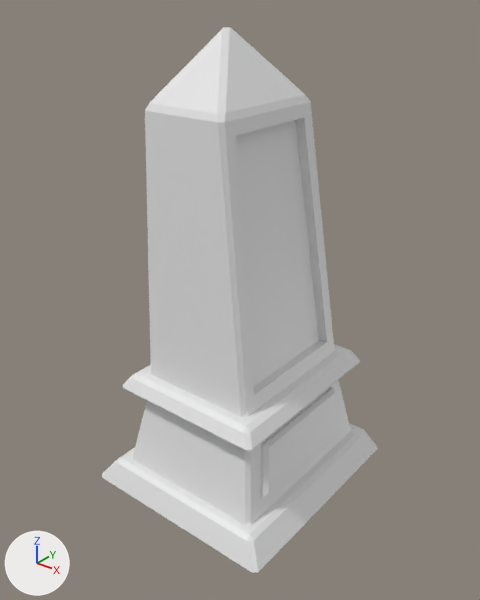
The FBX model Assets/Objects/Raw/GravestonesETC/gravestone_3.fbx: old version first, new version second.
The view is the same before and after, from a camera (50 mm lens) standing at (1.431, -1.822, 1.905) and looking at (0.005, -0.04, 0.8). Every picture has the same lights, and +X, +Y and +Z are marked at lower left. Where no turn or scale is listed for an object, it has been applied to the vertices.

The scene before the commit, as lines of its bpy script (objects in view):
```python
me_plane = bpy.data.meshes.new('Plane')
me_plane.from_pydata(...)  # 136 vertices, 126 faces; spans x -0.42..0.41, y -0.46..0.46, z 0.0..1.76
ob_plane = bpy.data.objects.new('Plane', me_plane)
ob_plane.location = (0.0, 0.0, 0.0)
```
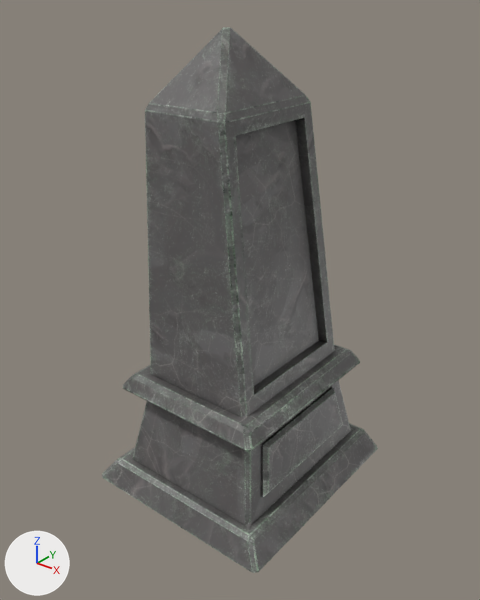
Location of each change, (x1, y1, x2, y2) in pixels of the pictures (480 x 600 px):
'Plane', recoloured
    both: (102, 27, 378, 573)

The change, as a diff of the scene's bpy script:
```diff
--- a/Assets/Objects/Raw/GravestonesETC/gravestone_3.fbx.py
+++ b/Assets/Objects/Raw/GravestonesETC/gravestone_3.fbx.py
@@ img_gravestone_3_defaultmaterial_basecolor_png @@
+img_gravestone_3_defaultmaterial_basecolor_png = load_image('gravestone_3_DefaultMaterial_BaseColor.png', '_unpacked/gravestone_3_DefaultMaterial_BaseColor.png', 1024, 1024, 'sRGB')
@@ mat_material_005 @@
+mat_material_005 = principled_material('Material.005')
+mat_material_005.texture = img_gravestone_3_defaultmaterial_basecolor_png
@@ me_plane @@
 me_plane.from_pydata(...)  # 136 vertices, 126 faces; spans x -0.42..0.41, y -0.46..0.46, z 0.0..1.76
+me_plane.materials.append(mat_material_005)  # picture img_gravestone_3_defaultmaterial_basecolor_png
```
